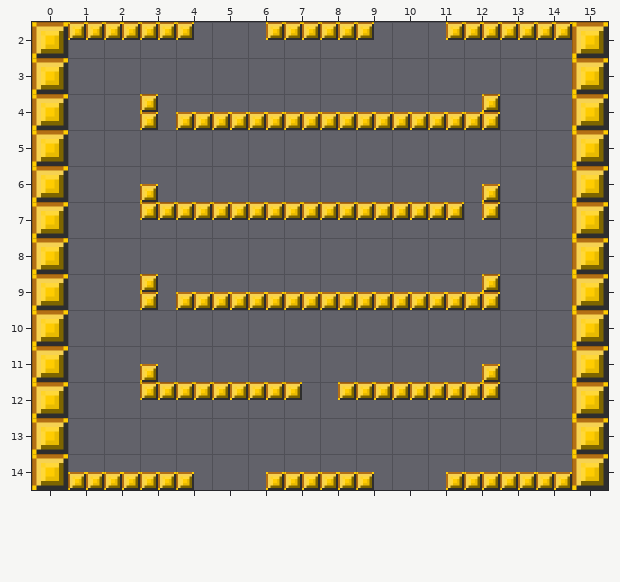
Tiled map -- Demo/assets/maps/05.tmx. Above is the file before it was changed.
Cells are 64x64 px. Shown: x 0..15, y 2..14.
After:
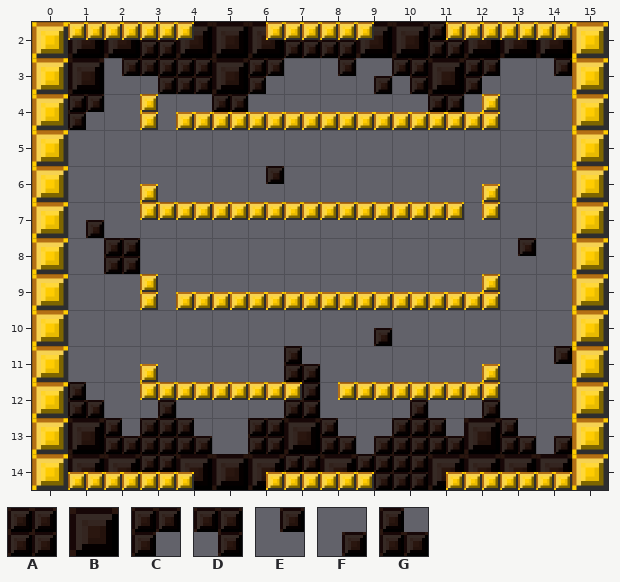
Key: from "block_background": A 28, B 29, C 34, D 35, E 38, F 39, G 40.
_ is an empty cell.
Tiles of an added or newly shown layer are drawn over the layers below it.
What changed:
Layer "background" (added):
Tile A is added in row 2 at x 3, 7 to 8 and 11; in row 3 at x 4; in row 4 at x 5; in row 8 at x 2; in row 12 at x 7; in row 13 at x 3, 6 and 10.
Tile A is added in row 14 at x 3, 7 and 9 to 10.
Tile B is added in row 2 at x 1 to 2, 4 to 6, 9 to 10 and 12 to 14; in row 3 at x 1, 5 and 11; in row 13 at x 1, 7 and 12; in row 14 at x 1 to 2, 4 to 6, 8 and 11 to 14.
Tile C is added in row 3 at x 6 and 12; in row 4 at x 1.
Tile D is added in row 3 at x 3 and 10; in row 4 at x 11.
Tile E is added in row 3 at x 2, 8 and 14; in row 6 at x 6; in row 8 at x 13; in row 11 at x 14.
Tile F is added in row 3 at x 9; in row 7 at x 1; in row 10 at x 9; in row 12 at x 3, 10 and 12; in row 13 at x 9 and 14.
Tile G is added in row 11 at x 7; in row 12 at x 1; in row 13 at x 2, 4, 8, 11 and 13.
Where, in picture pixels (left, top, right, bottom), the same in both pictures:
added: (68, 22, 572, 130)
added: (266, 166, 284, 184)
added: (86, 220, 140, 274)
added: (518, 238, 536, 256)
added: (374, 328, 392, 346)
added: (68, 346, 572, 490)
